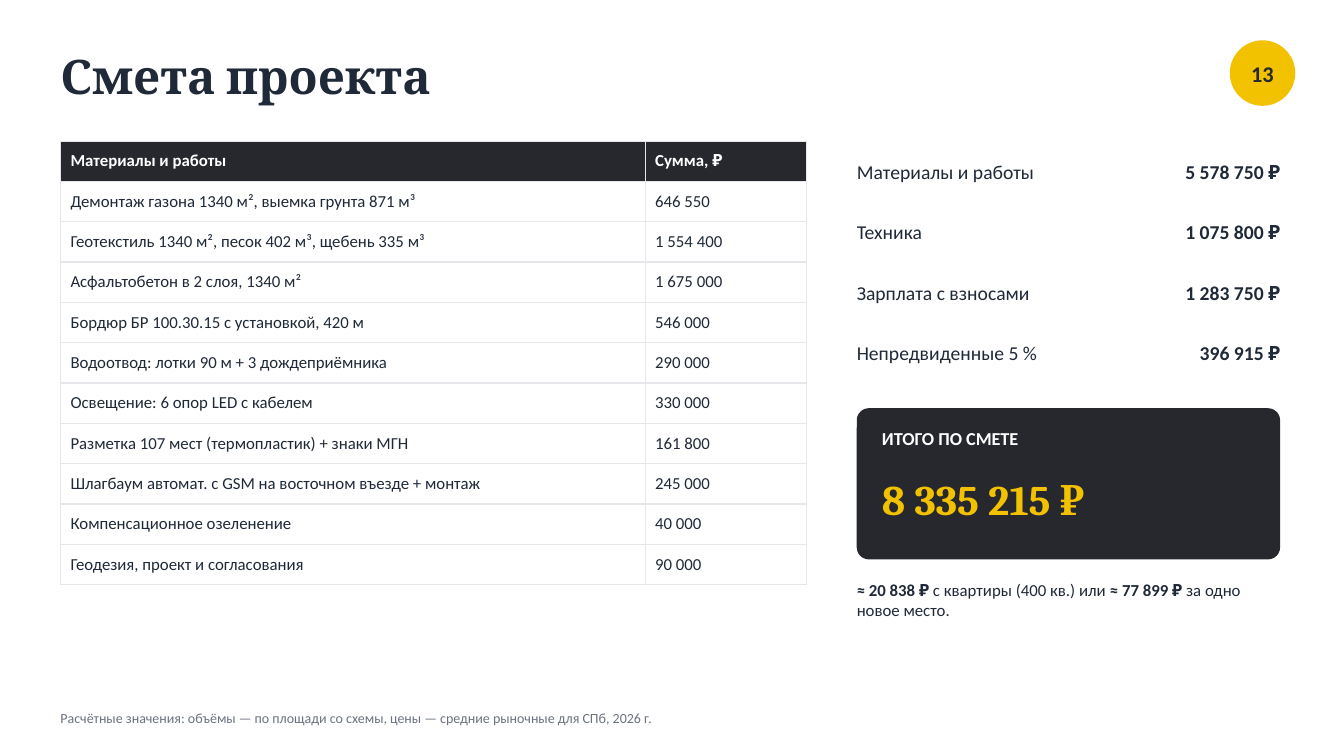
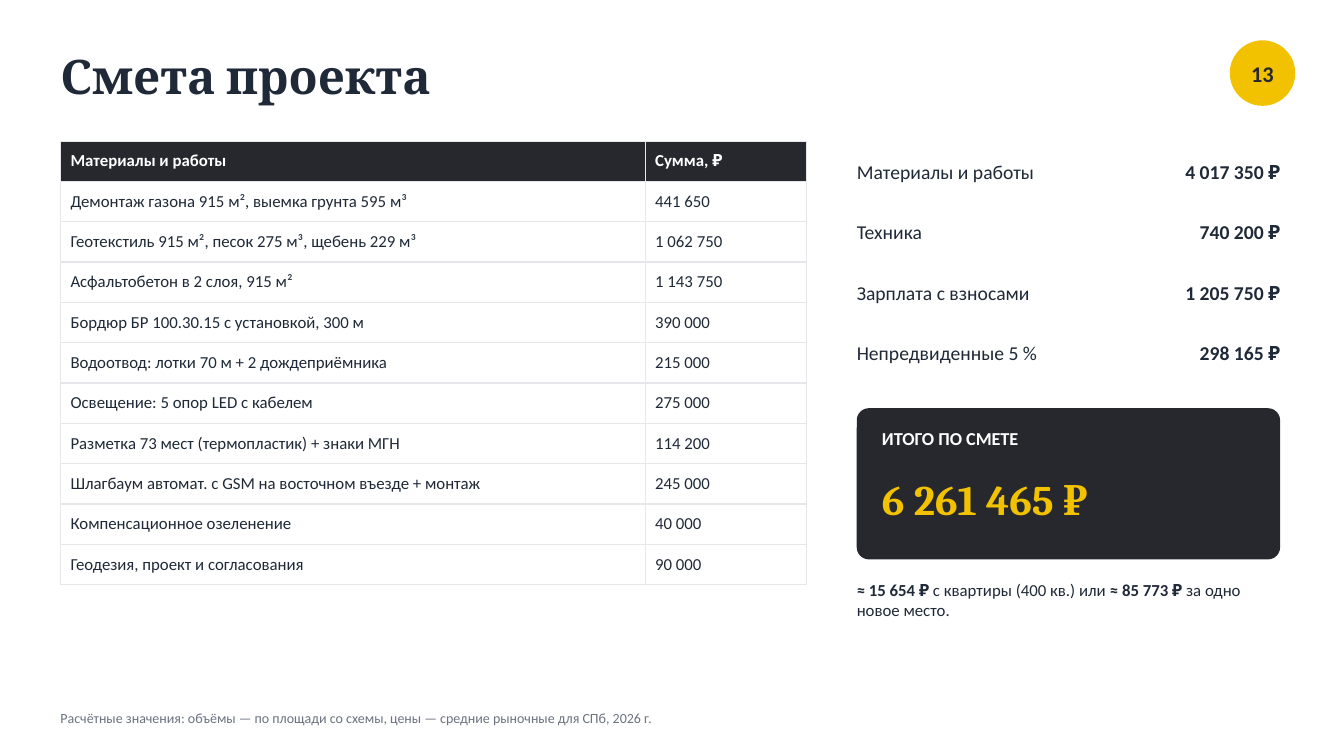
Before and after one commit to shortisshow-prog/mirigrushek, a slide deck: slide 13 of parking/Парковка_Нахимова_20.pptx. Drawn at 1344x756 pixels with LibreOffice and Linux fonts; fonts in the diff are those of the drawing. Boxes give left, top, right and bottom in pixels: in the first picture for what was removed or moved away, otherwise in the second. Text is boxed around its words. In the diff, an @@ line names an element or a change of style, - is before the commit and + after.

```diff
--- a/parking/Парковка_Нахимова_20.pptx
+++ b/parking/Парковка_Нахимова_20.pptx
@@ table at bbox=[60, 141, 807, 577] @@
-row 2, column 1: Демонтаж газона 1340 м², выемка грунта 871 м³
+row 2, column 1: Демонтаж газона 915 м², выемка грунта 595 м³
-row 2, column 2: 646 550
+row 2, column 2: 441 650
-row 3, column 1: Геотекстиль 1340 м², песок 402 м³, щебень 335 м³
+row 3, column 1: Геотекстиль 915 м², песок 275 м³, щебень 229 м³
-row 3, column 2: 1 554 400
+row 3, column 2: 1 062 750
-row 4, column 1: Асфальтобетон в 2 слоя, 1340 м²
+row 4, column 1: Асфальтобетон в 2 слоя, 915 м²
-row 4, column 2: 1 675 000
+row 4, column 2: 1 143 750
-row 5, column 1: Бордюр БР 100.30.15 с установкой, 420 м
+row 5, column 1: Бордюр БР 100.30.15 с установкой, 300 м
-row 5, column 2: 546 000
+row 5, column 2: 390 000
-row 6, column 1: Водоотвод: лотки 90 м + 3 дождеприёмника
+row 6, column 1: Водоотвод: лотки 70 м + 2 дождеприёмника
-row 6, column 2: 290 000
+row 6, column 2: 215 000
-row 7, column 1: Освещение: 6 опор LED с кабелем
+row 7, column 1: Освещение: 5 опор LED с кабелем
-row 7, column 2: 330 000
+row 7, column 2: 275 000
-row 8, column 1: Разметка 107 мест (термопластик) + знаки МГН
+row 8, column 1: Разметка 73 мест (термопластик) + знаки МГН
-row 8, column 2: 161 800
+row 8, column 2: 114 200
@@ text at bbox=[1185, 166, 1264, 179]: text changed @@
-5 578 750 ₽
+4 017 350 ₽
@@ text at bbox=[1200, 226, 1264, 239]: text changed @@
-1 075 800 ₽
+740 200 ₽
@@ text at bbox=[1185, 287, 1264, 300]: text changed @@
-1 283 750 ₽
+1 205 750 ₽
@@ text at bbox=[1200, 346, 1264, 360]: text changed @@
-396 915 ₽
+298 165 ₽
@@ text at bbox=[882, 486, 1054, 516]: text changed @@
-8 335 215 ₽
+6 261 465 ₽
@@ text at bbox=[857, 584, 1241, 616]: text changed @@
-≈ 20 838 ₽ с квартиры (400 кв.) или ≈ 77 899 ₽ за одно новое место.
+≈ 15 654 ₽ с квартиры (400 кв.) или ≈ 85 773 ₽ за одно новое место.
```
Also in this commit, not shown: 7 other slides changed, 1 slide added, 3 other files.
